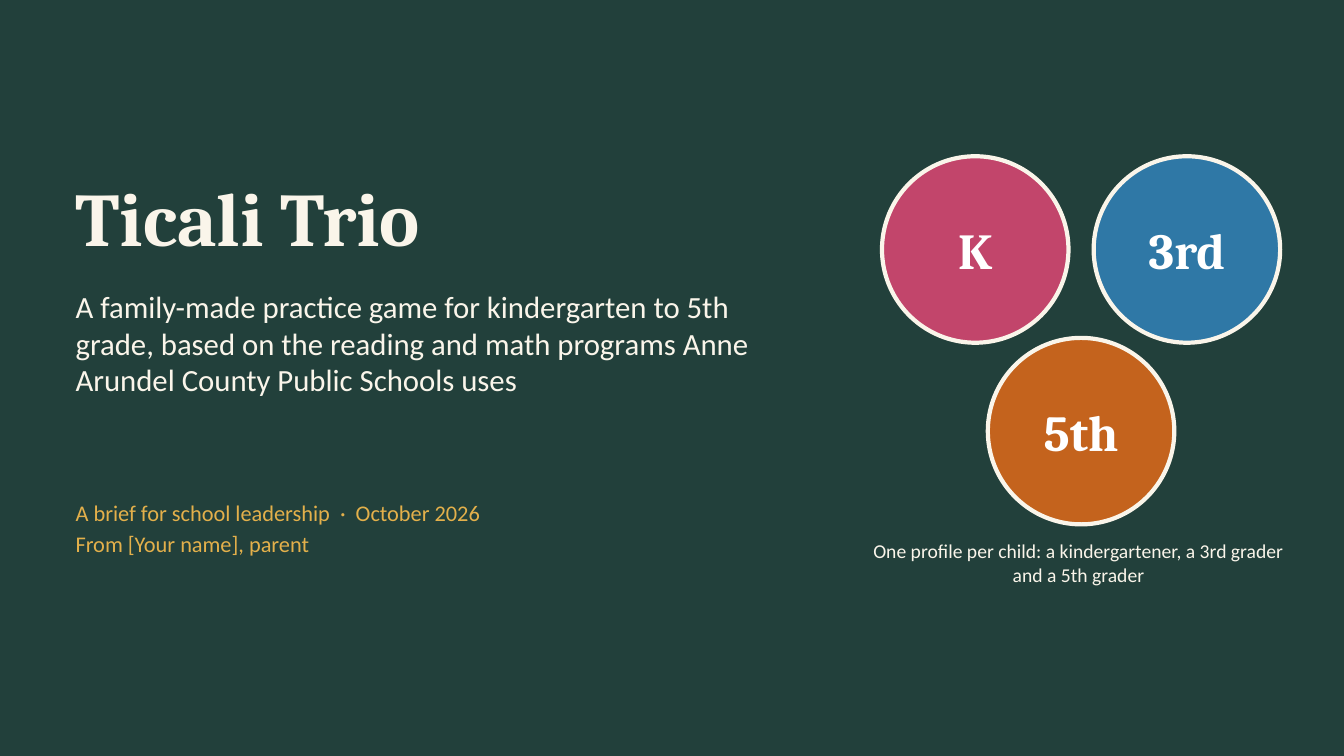
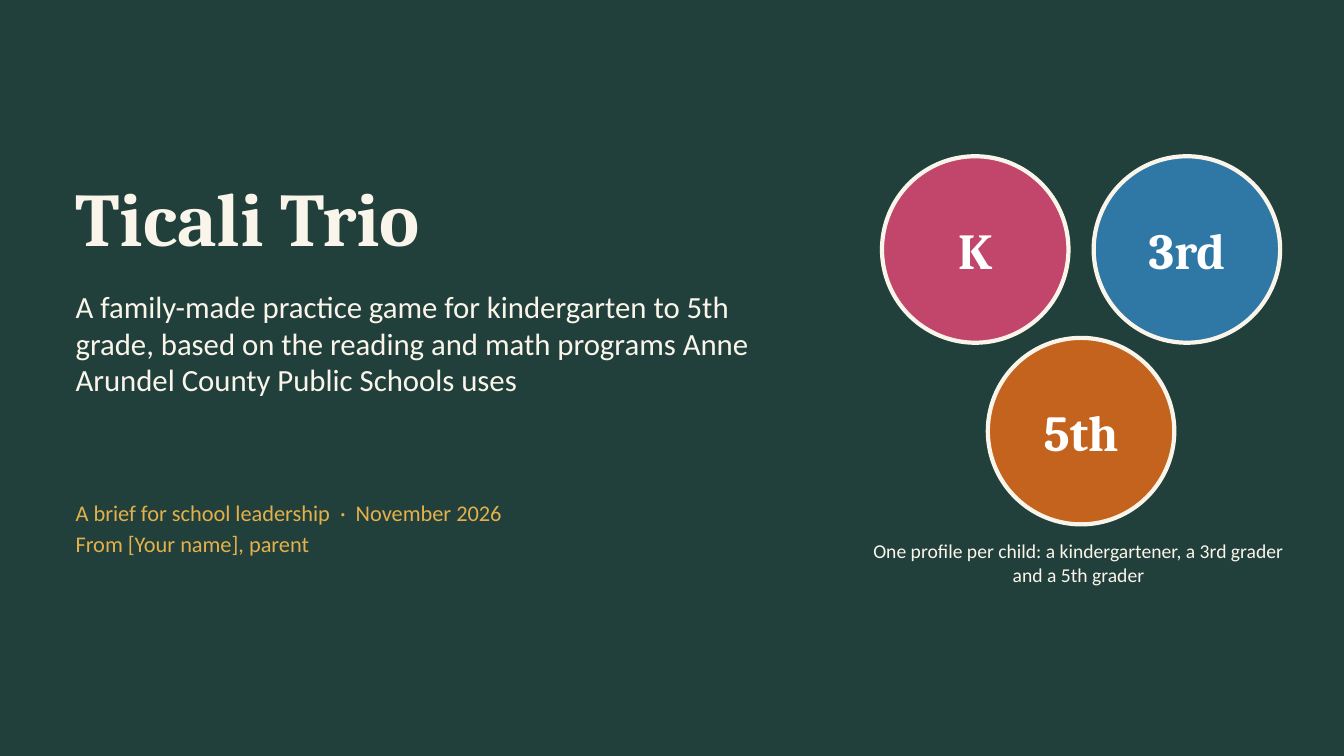
Before and after one commit to nicholasticali/Ticali-trio-education-game, a slide deck: slide 1 of for-school/Ticali_Trio_Brief.pptx. Drawn at 1344x756 pixels with LibreOffice and Linux fonts; fonts in the diff are those of the drawing. Boxes give left, top, right and bottom in pixels: in the first picture for what was removed or moved away, otherwise in the second. Text is boxed around its words. In the diff, an @@ line names an element or a change of style, - is before the commit and + after.

```diff
--- a/for-school/Ticali_Trio_Brief.pptx
+++ b/for-school/Ticali_Trio_Brief.pptx
@@ text at (76,505,501,525): text changed @@
-A brief for school leadership · October 2026
+A brief for school leadership · November 2026
```
Also in this commit, not shown: 3 other slides changed, 11 other files.
